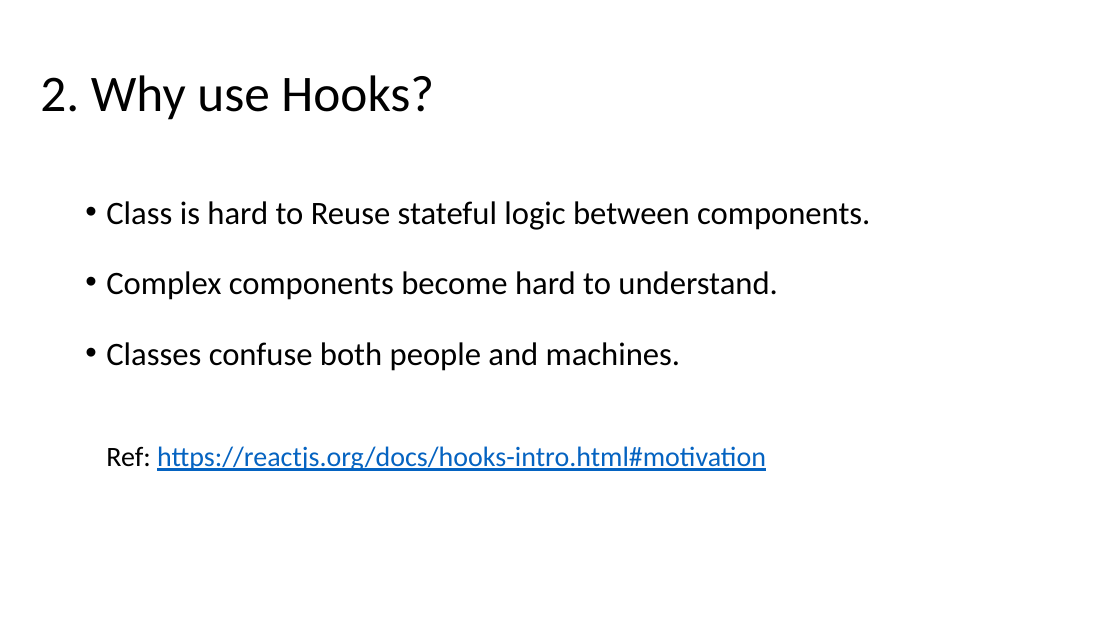
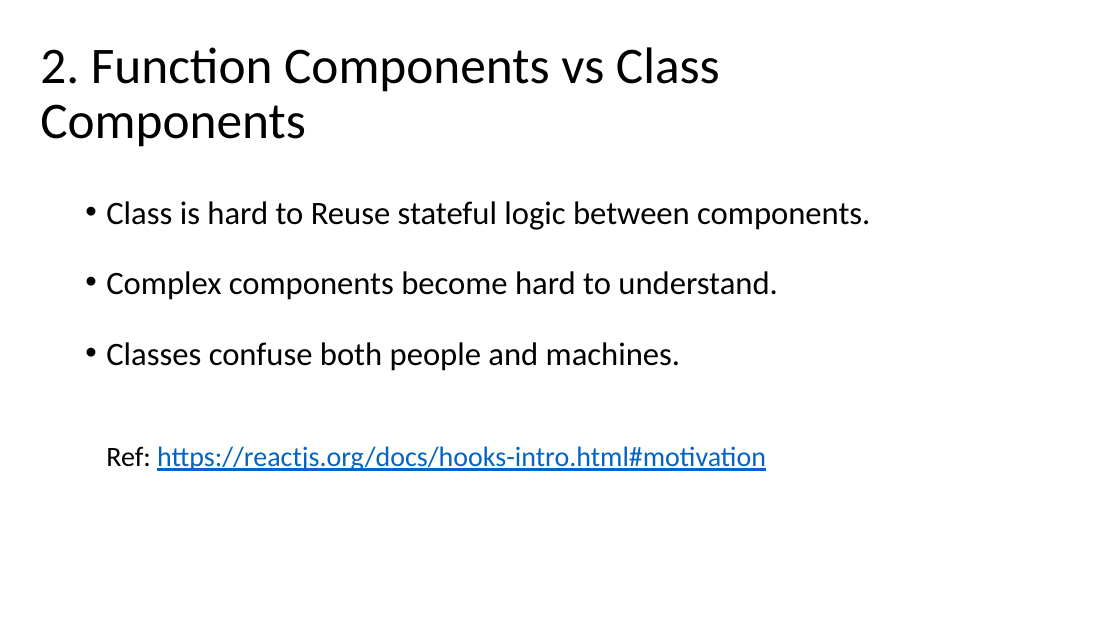
Before and after one commit to NhanHoang8195/react-hook-demo, a slide deck: slide 4 of ReactHooks.pptx (slide 5 before the commit). Drawn at 1120x630 pixels with LibreOffice and Linux fonts; fonts in the diff are those of the drawing. Boxes give left, top, right and bottom in pixels: in the first picture for what was removed or moved away, otherwise in the second. Text is boxed around its words. In the diff, an @@ line names an element or a change of style, - is before the commit and + after.

```diff
--- a/ReactHooks.pptx
+++ b/ReactHooks.pptx
@@ title at (x1=40, y1=47, x2=720, y2=147): text changed @@
-2. Why use Hooks?
+2. Function Components vs Class Components
```
Also in this commit, not shown: 2 other slides changed, 1 slide removed.
